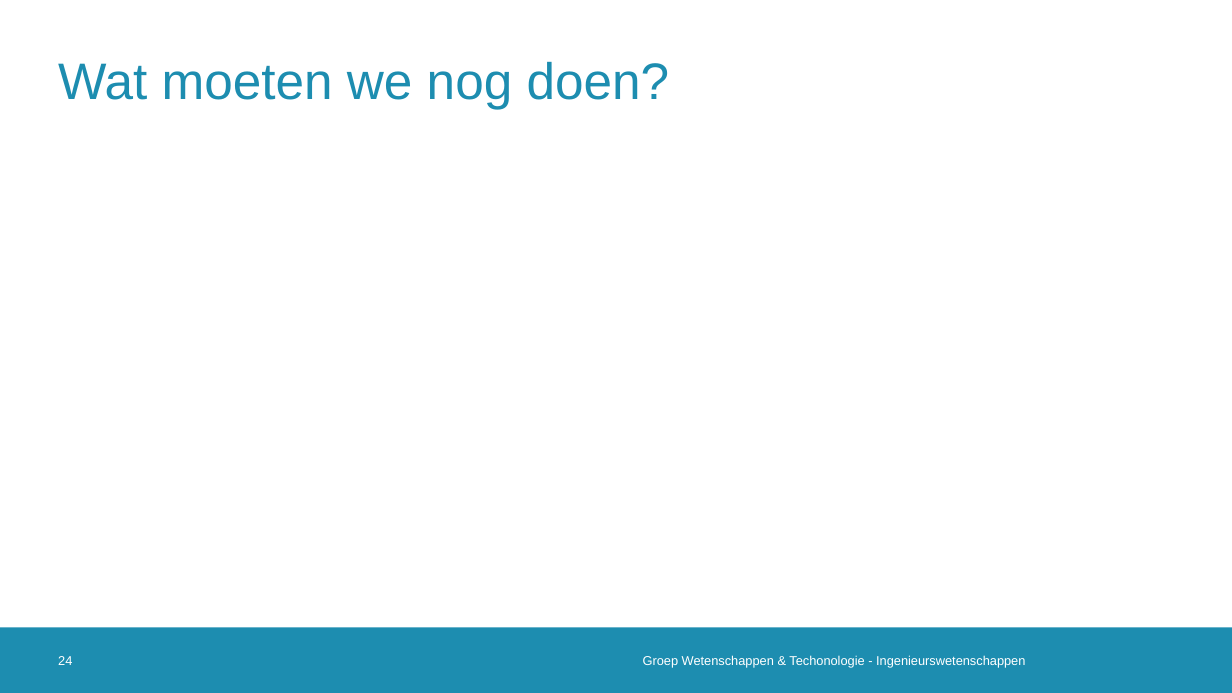
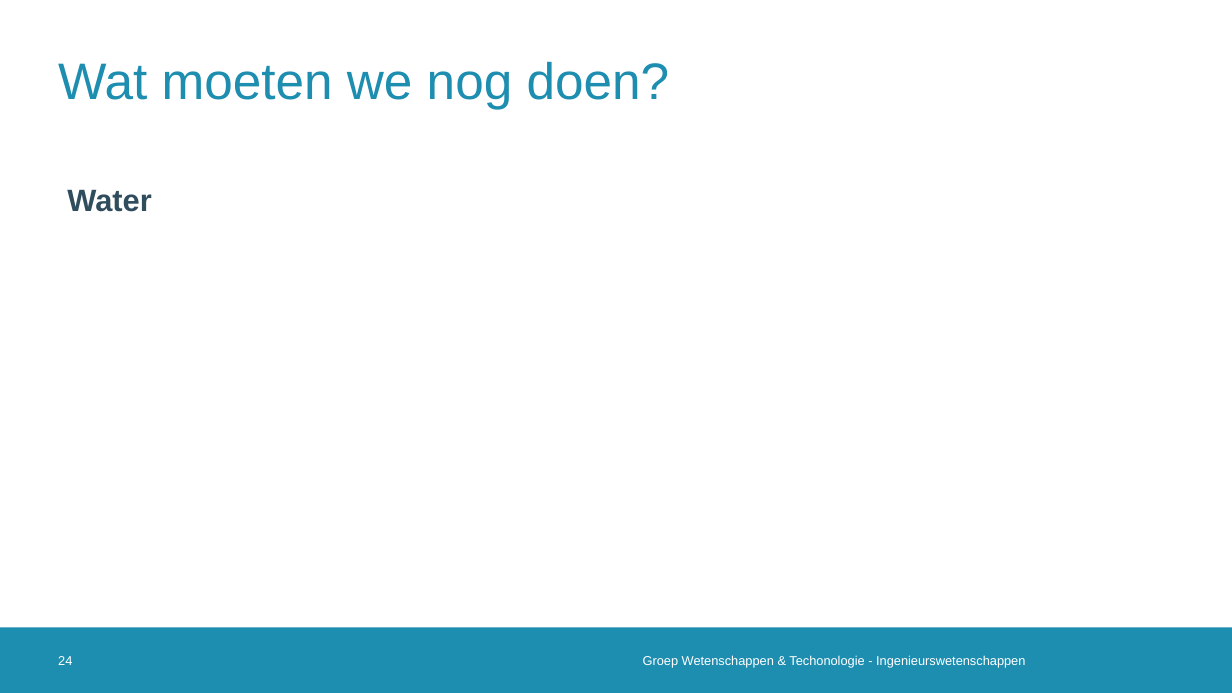
Before and after one commit to 2023-2022-KULAK-IW/2022_2023_Probleemoplossen_en_Ontwerpen_2, a slide deck: slide 24 of Tussentijdse Presentatie .pptx. Drawn at 1232x693 pixels with LibreOffice and Linux fonts; fonts in the diff are those of the drawing; background and template pictures are left out. Boxes give left, top, right and bottom in pixels: in the first picture for what was removed or moved away, otherwise in the second. Text is boxed around its words. In the diff, an @@ line names an element or a change of style, - is before the commit and + after.

```diff
--- a/Tussentijdse Presentatie .pptx
+++ b/Tussentijdse Presentatie .pptx
@@ text added at box(67, 189, 151, 212), 24 pt, text #2F4D5D, bold @@
+Water
```
Also in this commit, not shown: 11 other slides changed, 2 other files.
